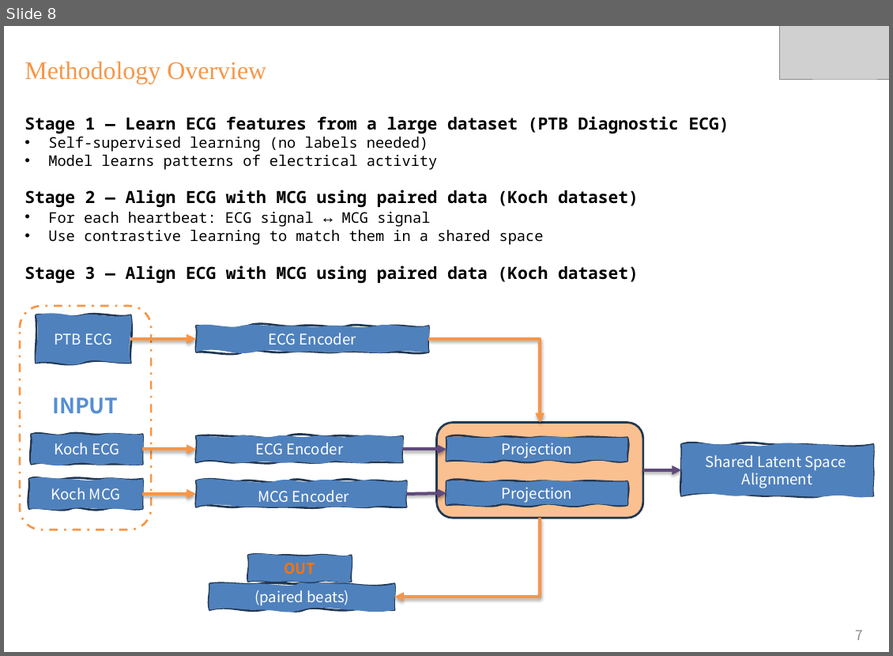
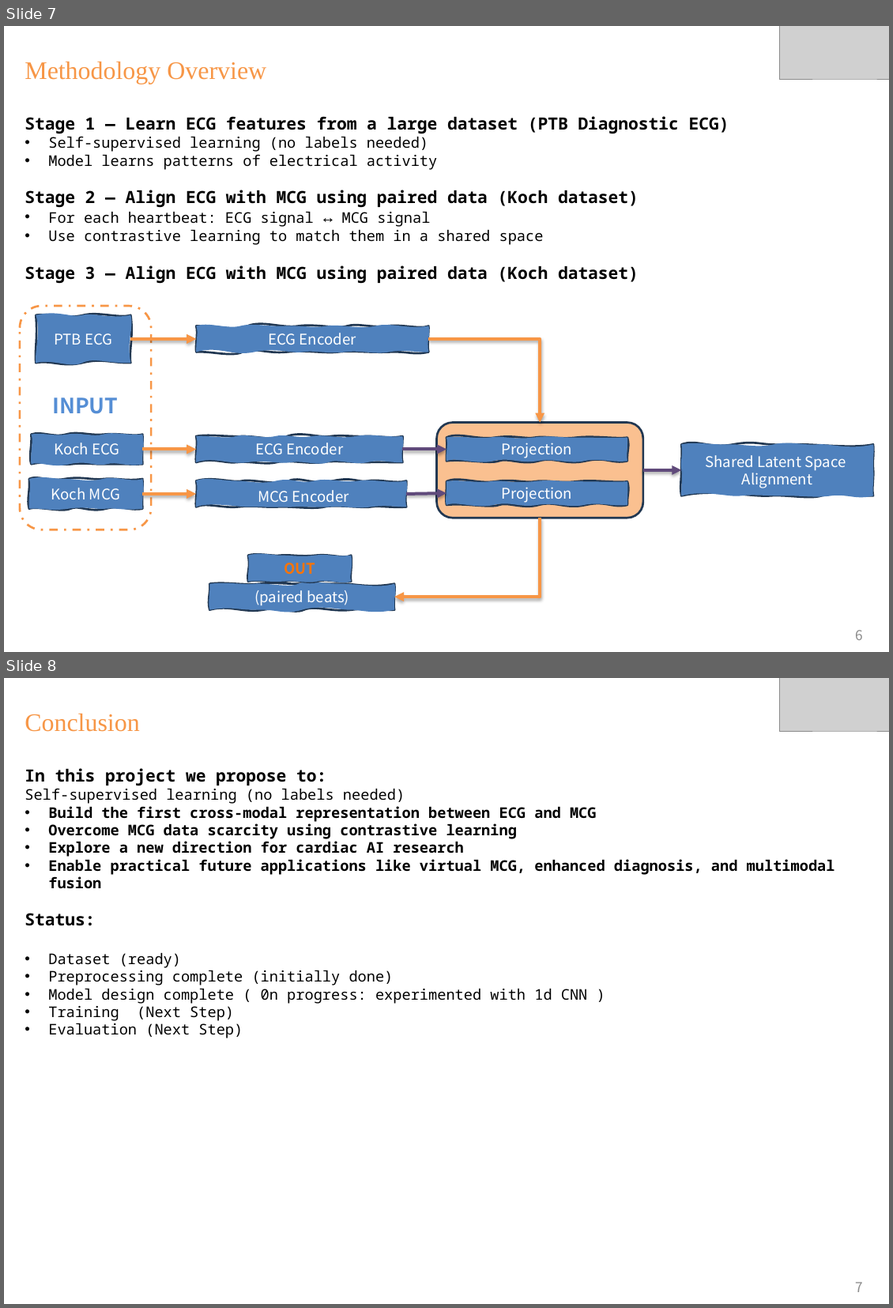
Before and after one commit to RafsanJany-44/Game_of_SQUIDE, a slide deck: SLIDE_24.pptx. Shown one above the other, each under a label of ours: slide 8 before the commit, slides 7 and 8 after it. The pictures are 893x656 and 893x1308 pixels, drawn with LibreOffice and Linux fonts; fonts in the diff are those of the drawing; grey boxes stand for pictures; background and template pictures are left out. Boxes give left, top, right and bottom in pixels: in the first picture for what was removed or moved away, otherwise in the second. Text is boxed around its words. In the diff, an @@ line names an element or a change of style, - is before the commit and + after.

```diff
--- a/SLIDE_24.pptx
+++ b/SLIDE_24.pptx
@@ slide 8 added at [4, 678, 889, 1304], background picture (left out) @@
@@ picture added at [780, 678, 889, 731] @@
@@ text added at [25, 714, 139, 732], 24 pt, text #F79646 @@
+Conclusion
@@ text added at [25, 768, 835, 1038], 14 pt, text #000000, bold @@
+In this project we propose to:
+Self-supervised learning (no labels needed)
+• Build the first cross-modal representation between ECG and MCG
+• Overcome MCG data scarcity using contrastive learning
+• Explore a new direction for cardiac AI research
+• Enable practical future applications like virtual MCG, enhanced diagnosis, and multimodal fusion
+Status:
+• Dataset (ready)
+• Preprocessing complete (initially done)
+• Model design complete ( 0n progress: experimented with 1d CNN )
+• Training (Next Step)
+• Evaluation (Next Step)
@@ page number added at [856, 1282, 864, 1292], 13 pt, text #8C8C8C @@
+7
@@ what was slide 8 is now slide 7 @@
@@ page number at [856, 630, 864, 640]: text changed @@
-7
+6
```
Also in this commit, not shown: 1 slide changed, 1 other slide added, 3 slides removed, 2 other files.
